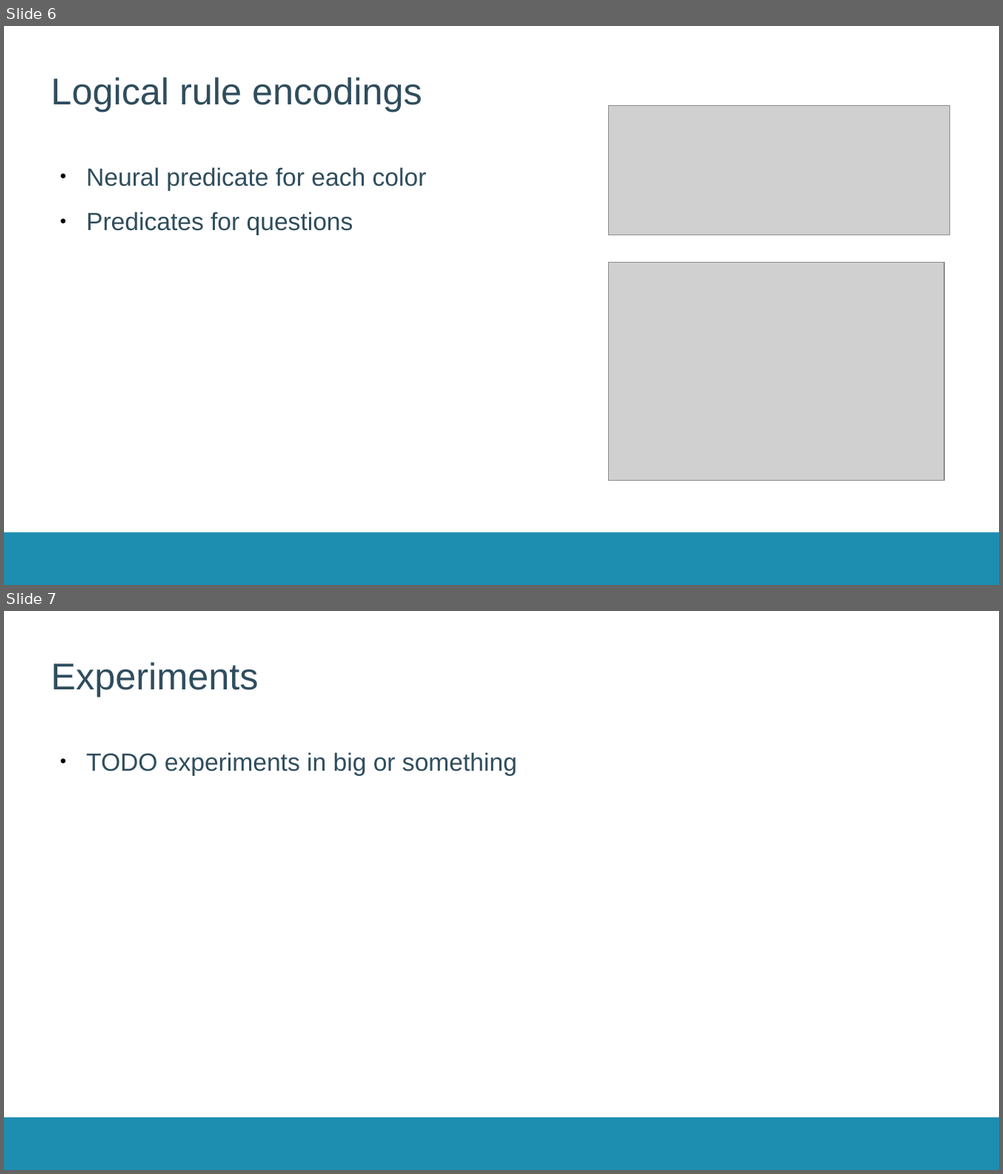
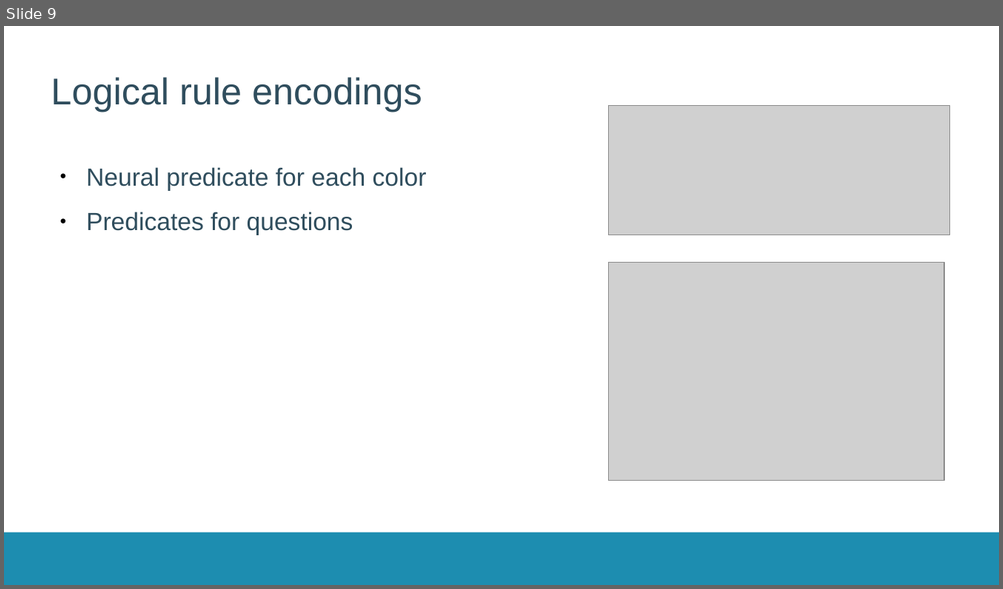
Before and after one commit to JorritWillaert/Capita-Selecta-Neuro-Symbolic-AI, a slide deck: presentation/presentation.odp. Shown one above the other, each under a label of ours: slides 6 and 7 before the commit, slide 9 after it. The pictures are 1003x1174 and 1003x589 pixels, drawn with LibreOffice and Linux fonts; fonts in the diff are those of the drawing; grey boxes stand for pictures; background and template pictures are left out. Boxes give left, top, right and bottom in pixels: in the first picture for what was removed or moved away, otherwise in the second. Text is boxed around its words. In the diff, an @@ line names an element or a change of style, - is before the commit and + after.

```diff
--- a/presentation/presentation.odp
+++ b/presentation/presentation.odp
@@ slide 7 removed at <box>4,611,999,1170</box>, background #FFFFFF; not listed: 1 template element that a slide beside it also shows @@
@@ title removed at <box>51,662,258,697</box> @@
-Experiments
@@ text removed at <box>86,752,517,776</box> @@
-● TODO experiments in big or something
@@ what was slide 6 is now slide 9 @@
```
Also in this commit, not shown: 1 slide changed, 11 slides added, 1 other slide removed, 1 other file.
